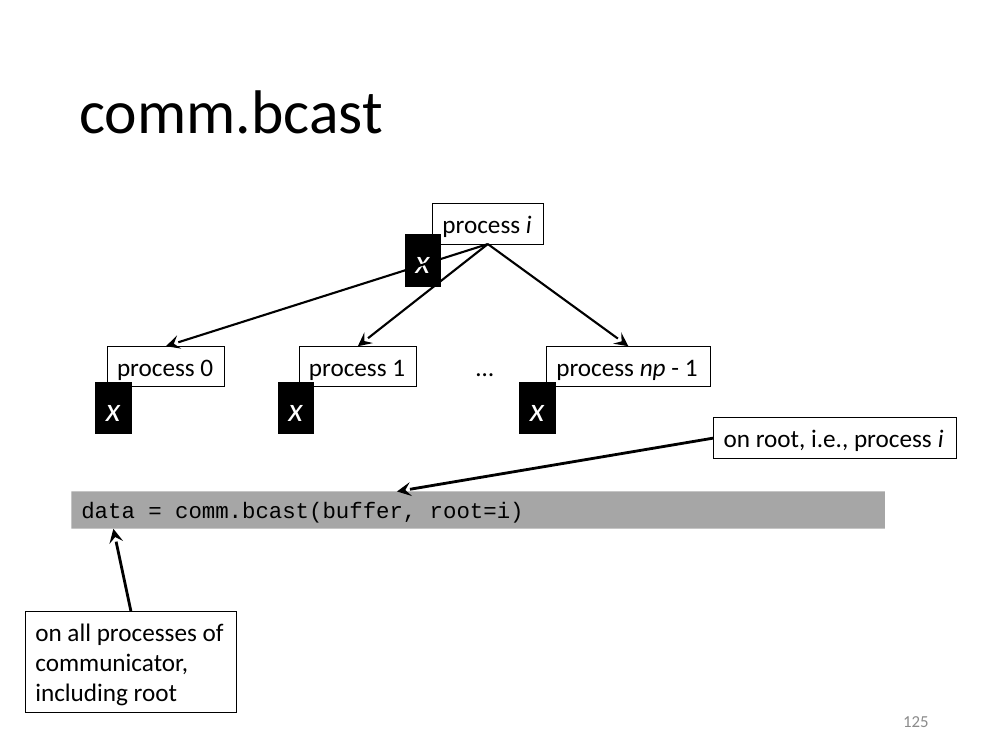
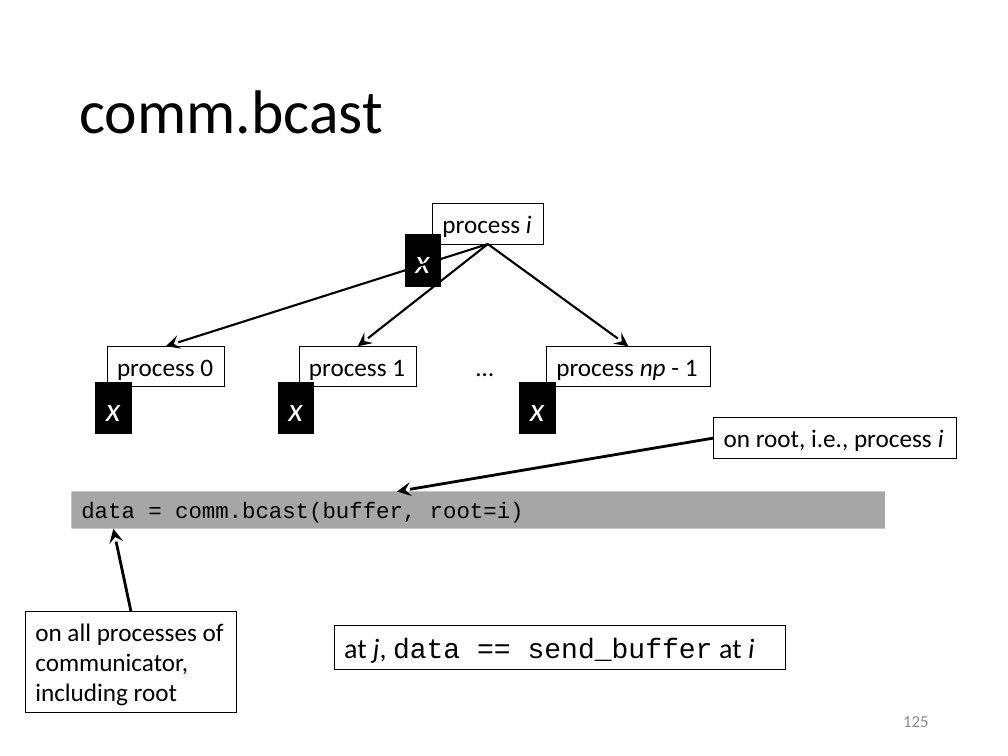
Before and after one commit to gjbex/training-material, a slide deck: slide 125 of Python/python_hpc.pptx. Drawn at 1008x756 pixels with LibreOffice and Linux fonts; fonts in the diff are those of the drawing. Boxes give left, top, right and bottom in pixels: in the first picture for what was removed or moved away, otherwise in the second. Text is boxed around its words. In the diff, an @@ line names an element or a change of style, - is before the commit and + after.

```diff
--- a/Python/python_hpc.pptx
+++ b/Python/python_hpc.pptx
@@ rectangle added at box(334, 625, 785, 669), outline #000000 0.75 pt, 20 pt, text #000000 @@
+at j, data == send_buffer at i
```
Also in this commit, not shown: 6 other slides changed.
